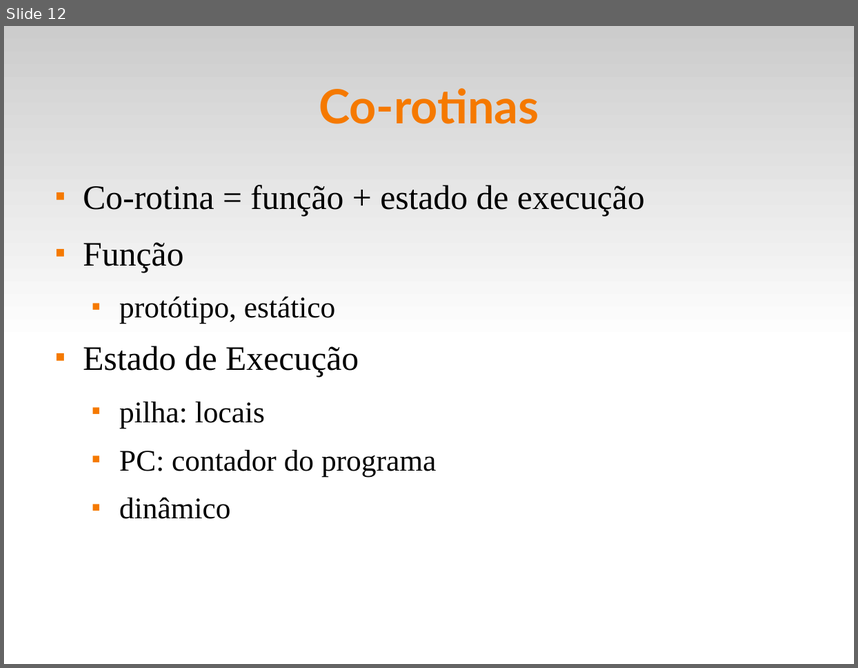
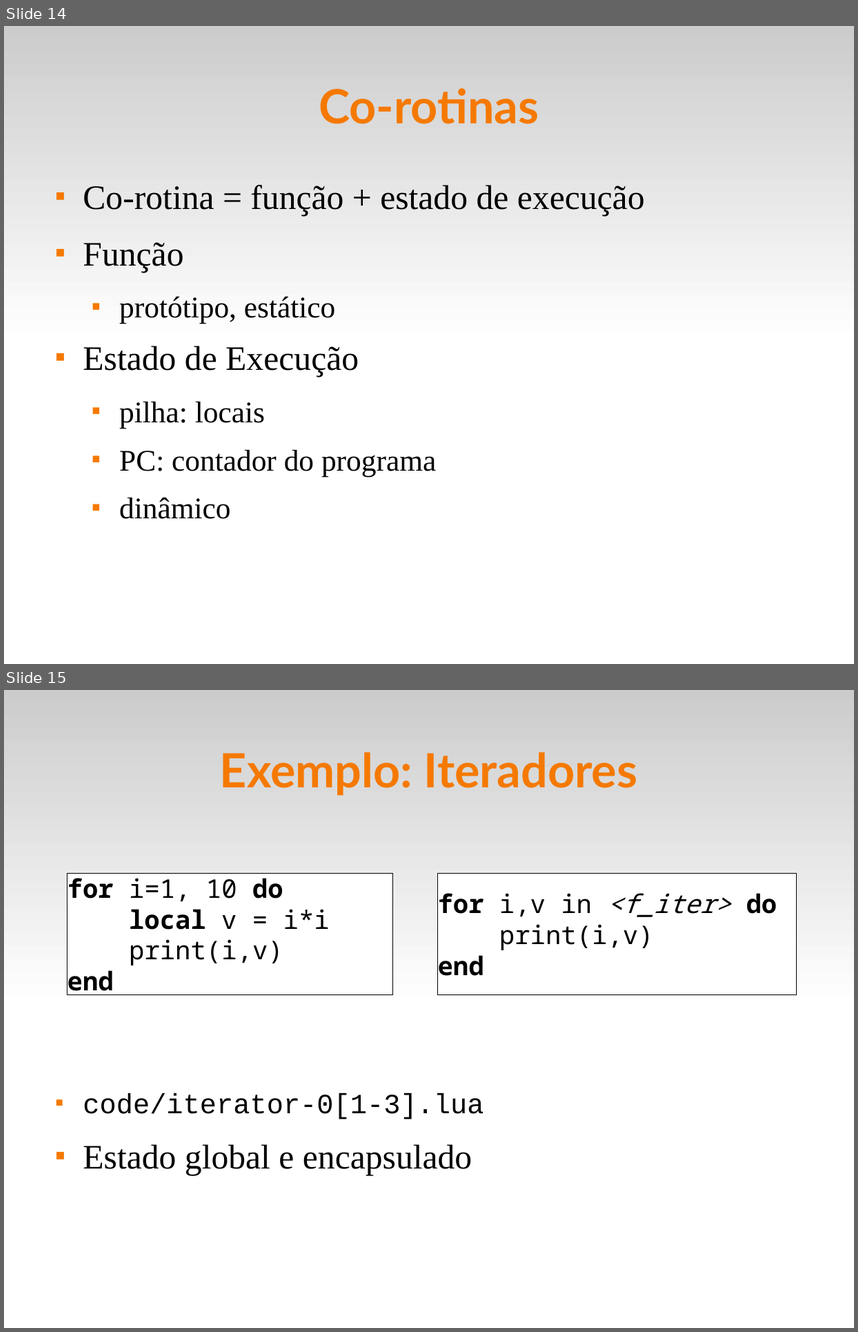
Before and after one commit to fsantanna-uerj/EDL, a slide deck: slides/edl-08-closures-coroutines.odp. Shown one above the other, each under a label of ours: slide 12 before the commit, slides 14 and 15 after it. The pictures are 858x668 and 858x1332 pixels, drawn with LibreOffice and Linux fonts; fonts in the diff are those of the drawing. Boxes give left, top, right and bottom in pixels: in the first picture for what was removed or moved away, otherwise in the second. Text is boxed around its words. In the diff, an @@ line names an element or a change of style, - is before the commit and + after.

```diff
--- a/slides/edl-08-closures-coroutines.odp
+++ b/slides/edl-08-closures-coroutines.odp
@@ slide 15 added at [4,690,854,1328], background #FFFFFF; not listed: 1 template element that a slide beside it also shows @@
@@ title added at [220,752,637,796], 44 pt, text #F57900, bold @@
+Exemplo: Iteradores
@@ rectangle added at [67,874,392,995], fill #FFFFFF, outline #000000 0 pt, 24 pt, text #000000 @@
+for i=1, 10 do
+local v = i*i
+print(i,v)
+end
@@ rectangle added at [437,874,796,995], fill #FFFFFF, outline #000000 0 pt, 24 pt, text #000000 @@
+for i,v in <f_iter> do
+print(i,v)
+end
@@ text added at [83,1093,484,1175], 26 pt, text #000000 @@
+■ code/iterator-0[1-3].lua
+■ Estado global e encapsulado
@@ what was slide 12 is now slide 14 @@
```
Also in this commit, not shown: 5 other slides added, 9 other files.
